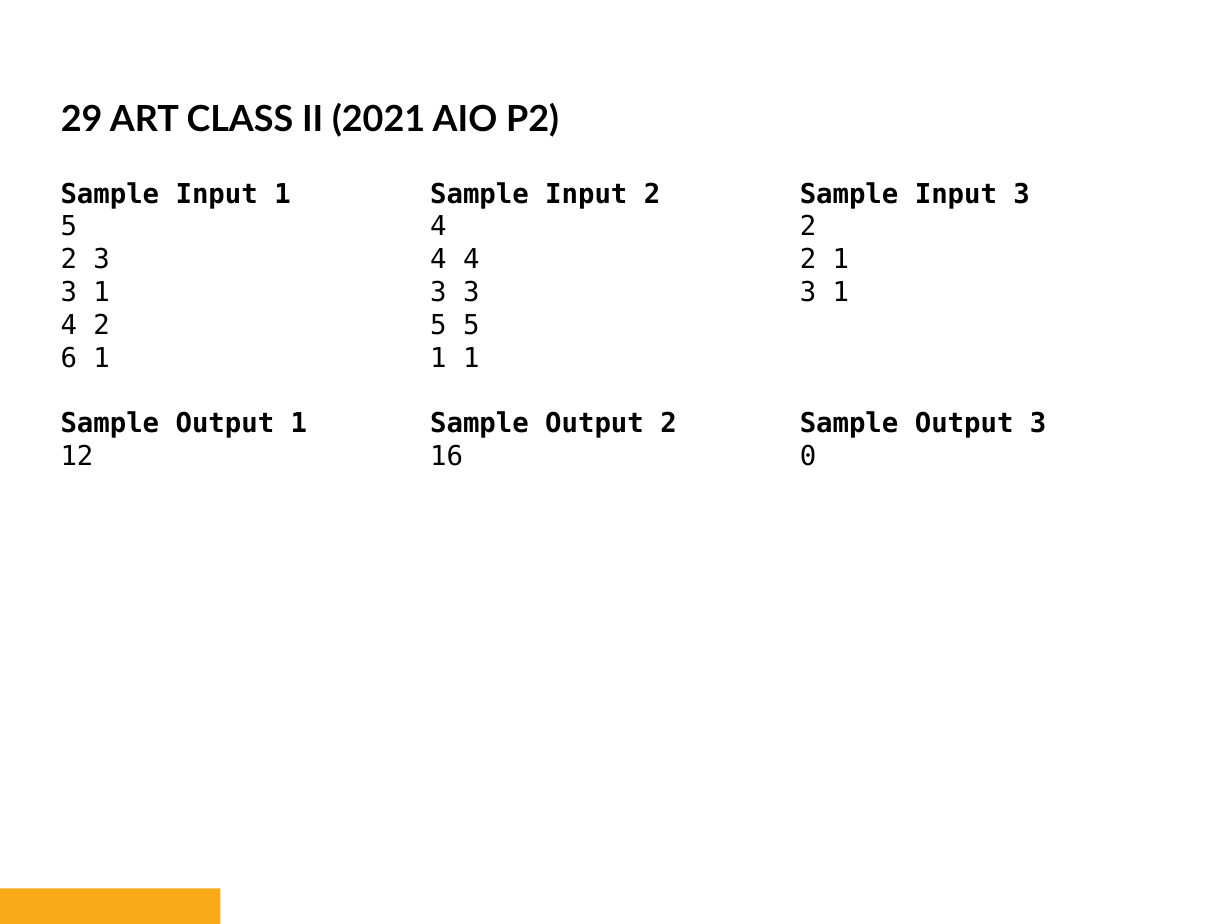
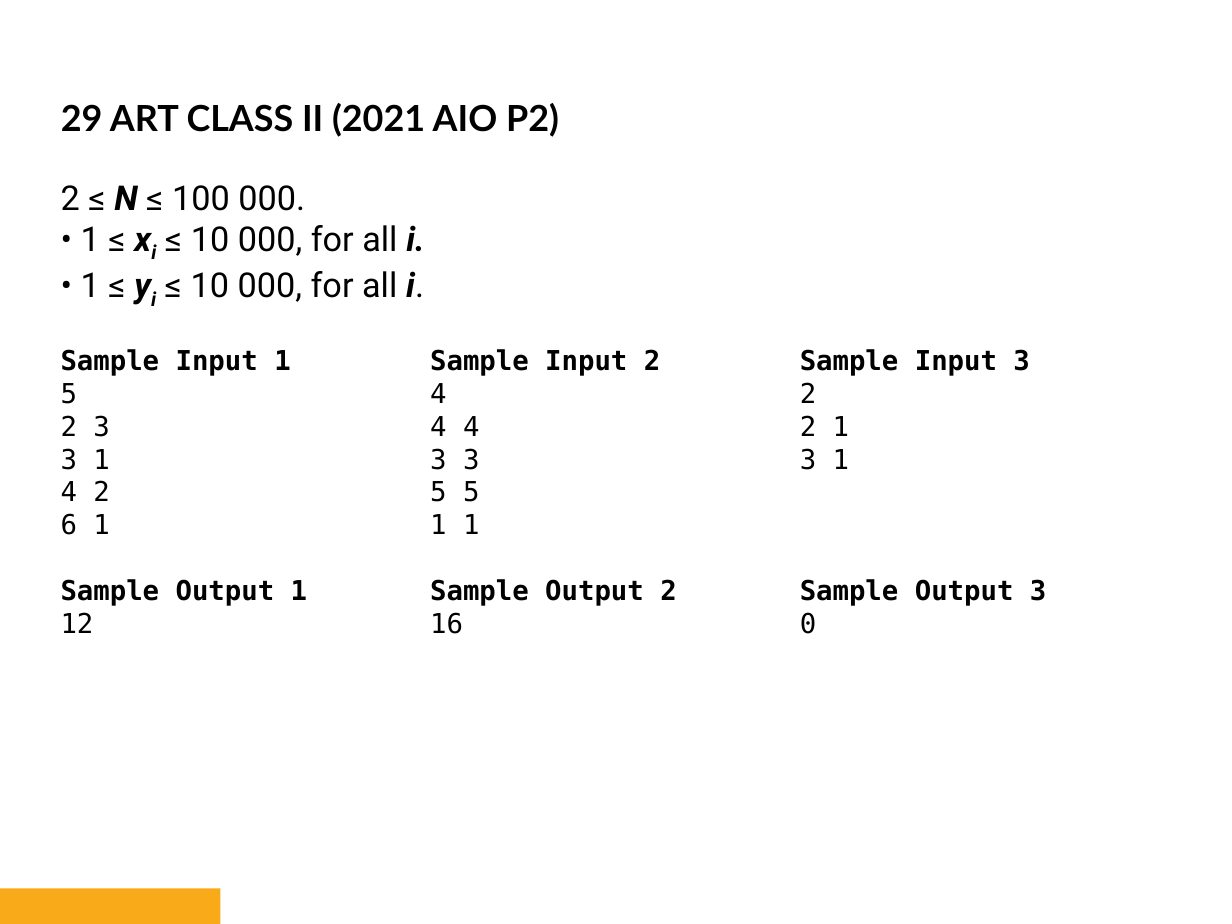
Before and after one commit to bryanbsun/pythonps, a slide deck: slide 48 of Python Problem Solver 2.pptx. Drawn at 1232x924 pixels with LibreOffice and Linux fonts; fonts in the diff are those of the drawing; background and template pictures are left out. Boxes give left, top, right and bottom in pixels: in the first picture for what was removed or moved away, otherwise in the second. Text is boxed around its words. In the diff, an @@ line names an element or a change of style, - is before the commit and + after.

```diff
--- a/Python Problem Solver 2.pptx
+++ b/Python Problem Solver 2.pptx
@@ text at (61,185,424,302): paragraphs added @@
+2 ≤ N ≤ 100 000.
+• 1 ≤ xi ≤ 10 000, for all i.
+• 1 ≤ yi ≤ 10 000, for all i.
```
Also in this commit, not shown: 1 other slide changed, 3 slides added, 7 other files.
